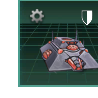
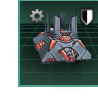
Layered file, before and after one edit (98×98). Changes by layer:
renamed "Pasted Layer #4" to "old shield", hid it, moved it above "building_wildcat_miners.dds" over left=81, top=10, right=93, bottom=26
added layer "shield" above "gear copy" over left=79, top=6, right=95, bottom=28
added layer "T2" above "T1" over left=17, top=6, right=96, bottom=90
renamed "Pasted Layer #2" to "T1", painted on it over left=31, top=15, right=98, bottom=81
